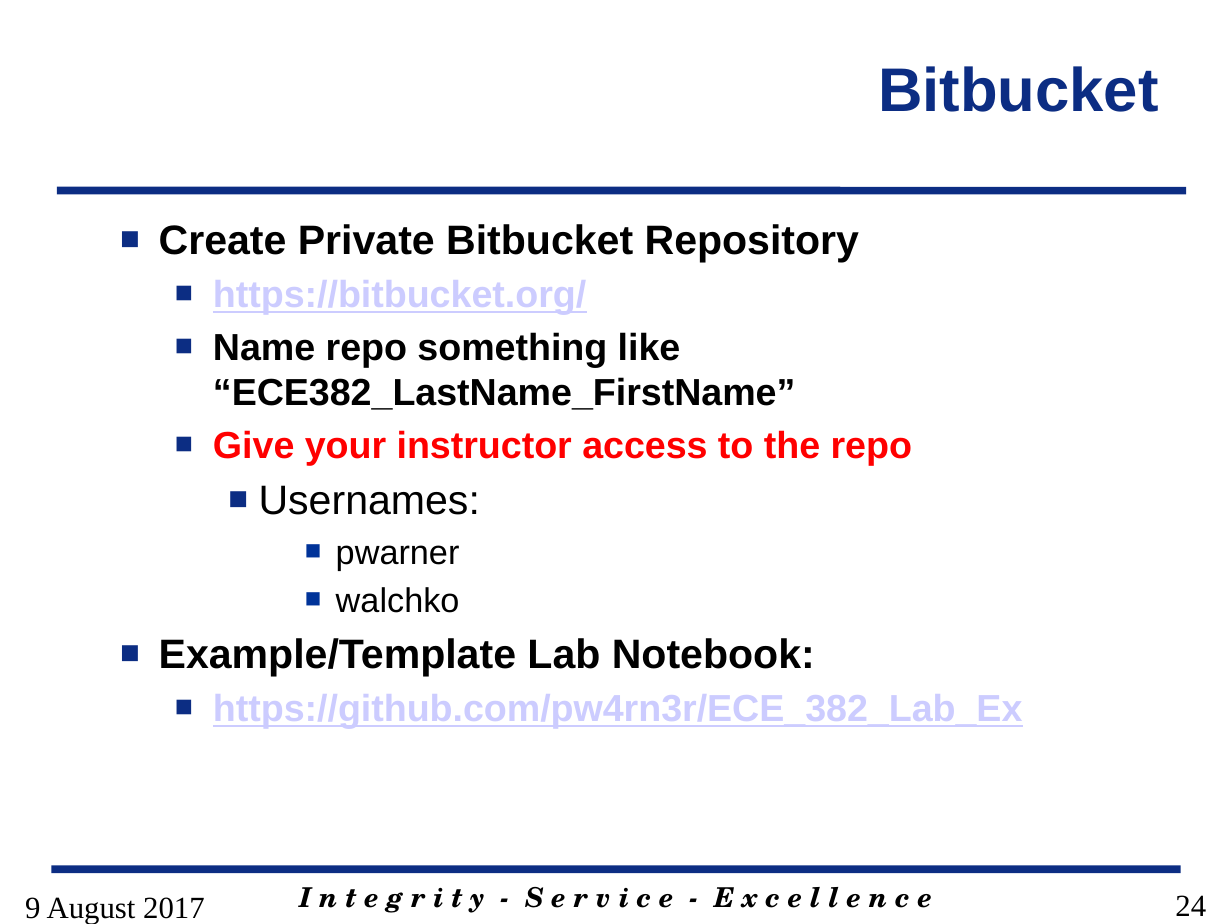
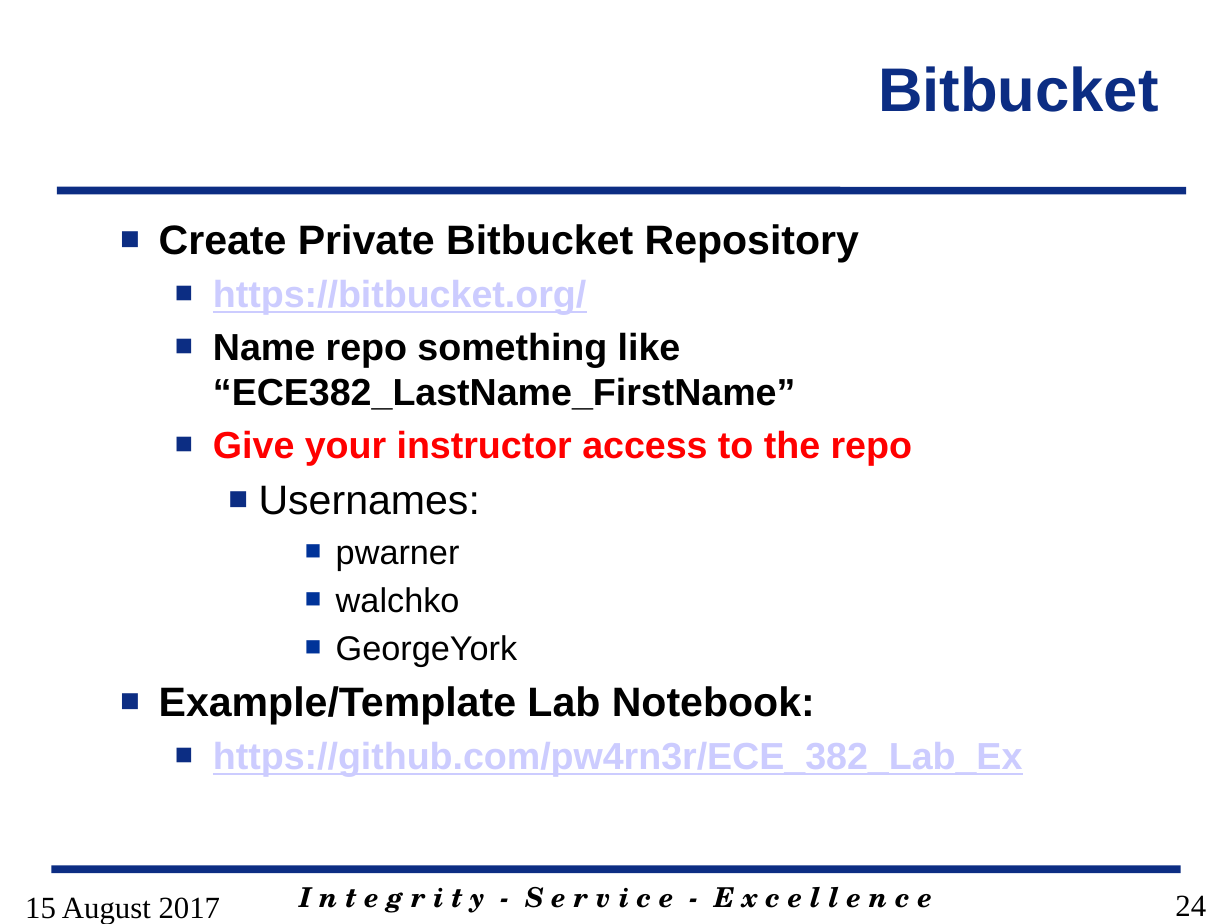
Before and after one commit to pw4rn3r/ECE382, a slide deck: slide 24 of notes/L1/Lsn1.pptx. Drawn at 1232x924 pixels with LibreOffice and Linux fonts; fonts in the diff are those of the drawing; background and template pictures are left out. Boxes give left, top, right and bottom in pixels: in the first picture for what was removed or moved away, otherwise in the second. Text is boxed around its words. In the diff, an @@ line names an element or a change of style, - is before the commit and + after.

Commit message:
Added Dr. York's Bitbucket username to L1 slides. Added all instructor Bitbucket usernames and issue tracker instructions to Lab index page

```diff
--- a/notes/L1/Lsn1.pptx
+++ b/notes/L1/Lsn1.pptx
@@ text at (336, 635, 517, 666): paragraph added @@
+      ■ GeorgeYork
@@ text at (25, 897, 221, 924): text changed @@
-9 August 2017
+15 August 2017
```
Also in this commit, not shown: 11 other slides changed, 1 other file.
